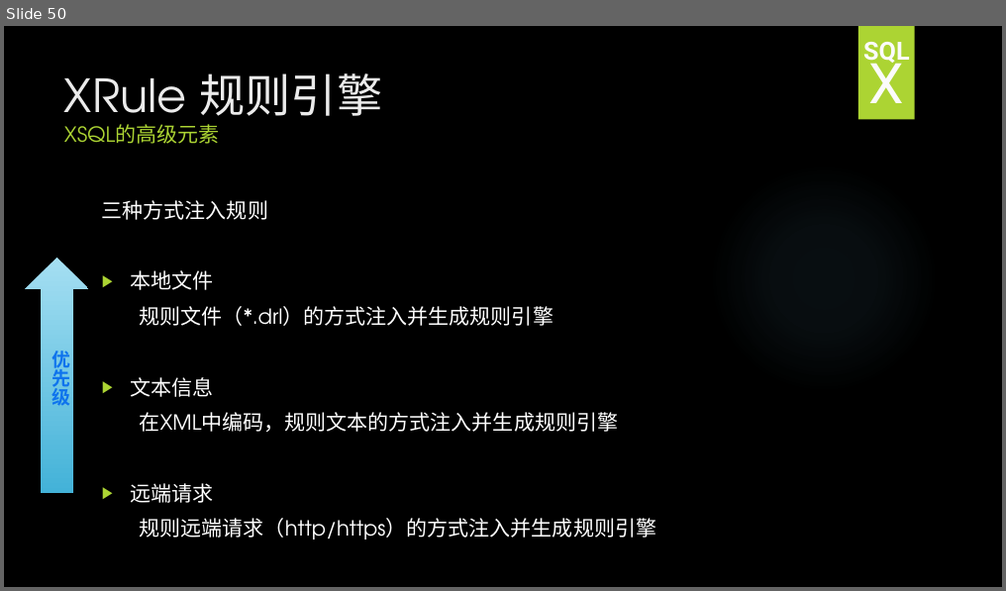
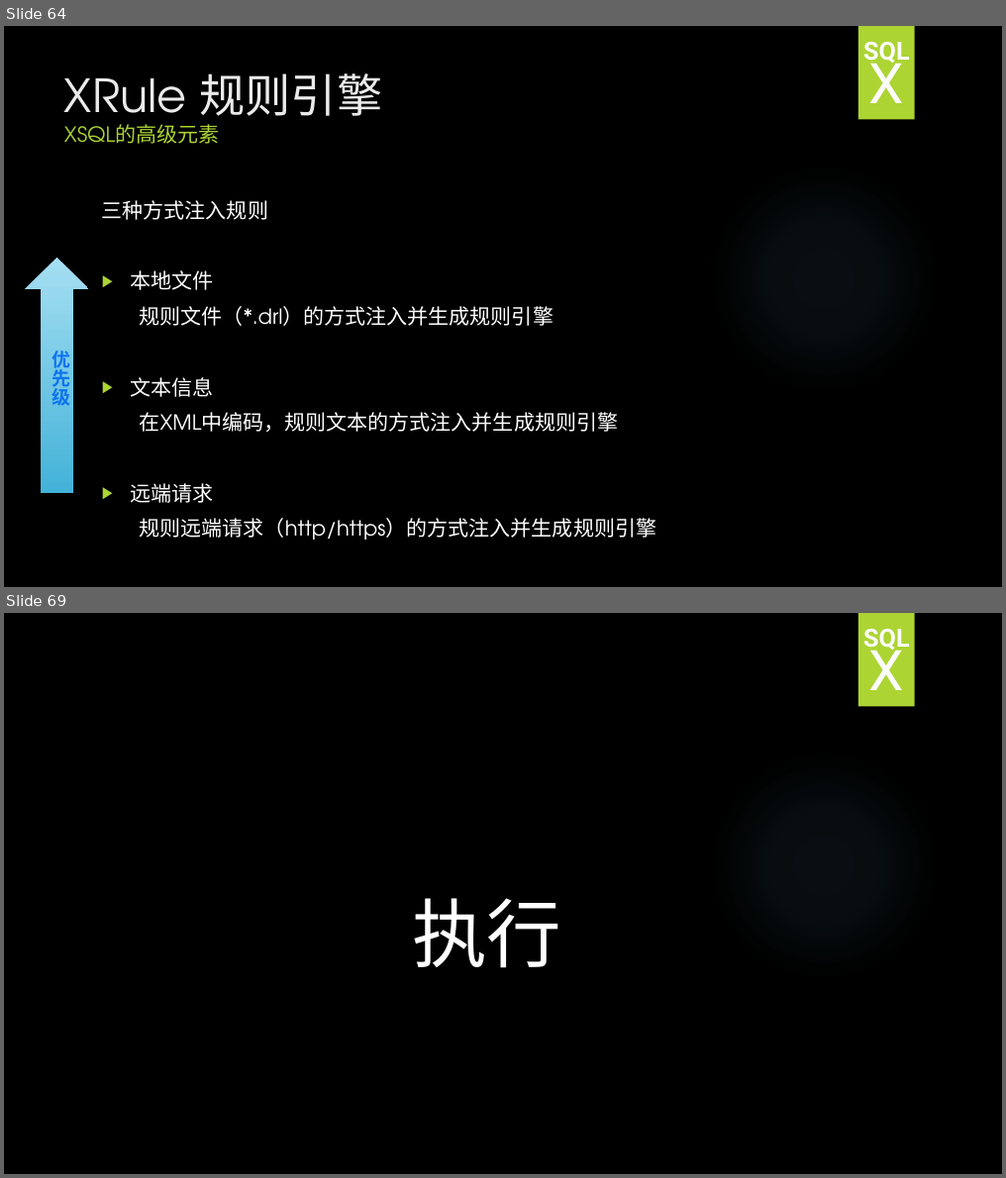
Before and after one commit to HY-ZhengWei/hy.common.XJava, a slide deck: doc/XSQL技术交流.pptx. Shown one above the other, each under a label of ours: slide 50 before the commit, slides 64 and 69 after it; the slides between them are not shown. The pictures are 1006x591 and 1006x1178 pixels, drawn with LibreOffice and Linux fonts; fonts in the diff are those of the drawing; background and template pictures are left out. Boxes give left, top, right and bottom in pixels: in the first picture for what was removed or moved away, otherwise in the second. Text is boxed around its words. In the diff, an @@ line names an element or a change of style, - is before the commit and + after.

```diff
--- a/doc/XSQL技术交流.pptx
+++ b/doc/XSQL技术交流.pptx
@@ slide 69 added at <box>4,613,1002,1174</box>, background picture (left out); not listed: 2 template elements that a slide beside it also shows @@
@@ text added at <box>863,629,910,654</box>, 24 pt, text pattern #EBEBEB on #FBFBFB, bold @@
+SQL
@@ text added at <box>868,639,903,690</box>, 54 pt, text pattern #EBEBEB on #FBFBFB @@
+X
@@ text added at <box>412,898,561,968</box>, 72 pt, text #FFFFFF @@
+执行
@@ what was slide 50 is now slide 64 @@
```
Also in this commit, not shown: 3 slides changed, 22 other slides added, 1 slide removed, 3 other files.
